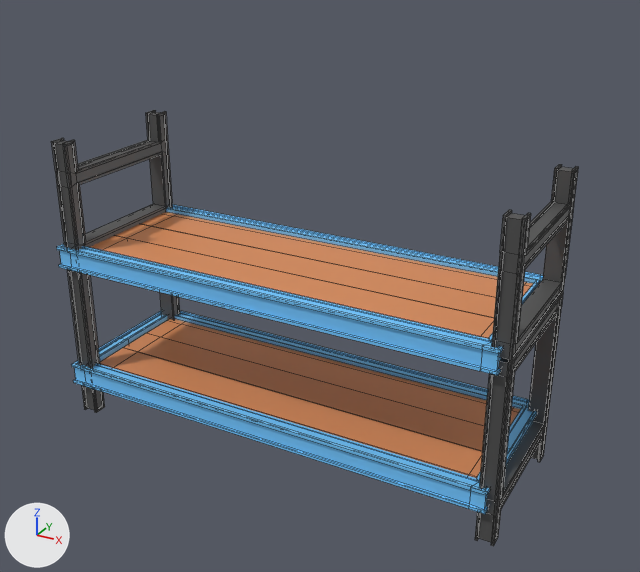
A saved change to the FBX model Assets/Arts/Envi/Props/Box Shelf/Props_BoxShelf_Blue.fbx.
Rendered twice from a 50 mm lens placed at (2.16, -4.55, 3.44), pointed at (-0.37, 0.04, 1.14). Arrows for +X, +Y and +Z are at lower left; the lights stay in place. The picture after the commit comes second. Mesh edges are drawn as thin lines.

The first picture shows 'Props_BoxShelf_Blue'.
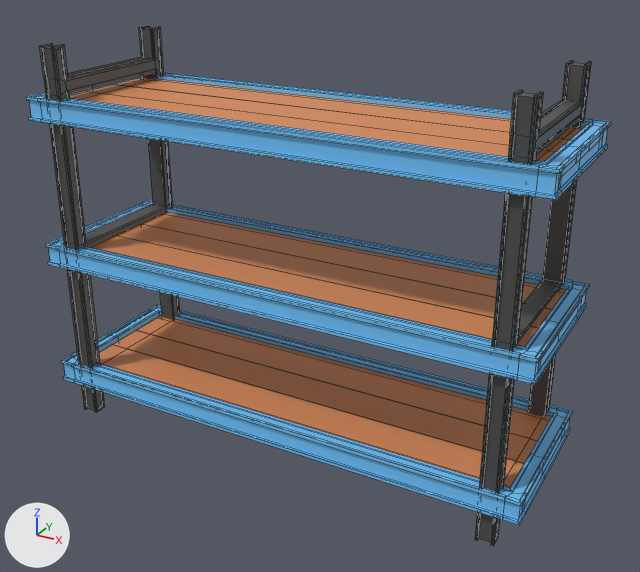
Pixel boxes [x1, y1, x2, y2] of what changed, in the pictures (640 x 572 px; the box of a moved part takes in the faces that stretch with it):
'Props_BoxShelf_Blue', reshaped (11% wider, 19% taller)
    before: [51, 110, 578, 546]
    after: [26, 26, 611, 546]
part 1 of me_cube_167, added (blue)
    after: [26, 73, 611, 200]
part 2 of me_cube_167, added
    after: [70, 92, 555, 162]
part 3 of me_cube_167, added (orange)
    after: [113, 77, 584, 140]
part 4 of me_cube_167, added (orange)
    after: [86, 85, 569, 152]
part 5 of me_cube_167, moved or reshaped
    before: [51, 110, 578, 376]
    after: [40, 26, 591, 385]
part 6 of me_cube_167, moved or reshaped
    before: [71, 311, 537, 514]
    after: [61, 305, 573, 525]

Edits to the bpy script that builds the scene:
```text
Change me_cube_167:
    used by ob_props_boxshelf_blue; location = (0.0, 0.0, 0.0)
    remove me_cube_167.from_pydata(...)  # 1248 vertices, 1236 faces; spans x -2.1..1.06, y -0.5..0.6, z 0.0..2.0
    add me_cube_167.from_pydata(...)  # 1504 vertices, 1486 faces; spans x -2.2..1.2, y -0.5..0.6, z 0.0..2.6
    me_cube_167 part 1: the loose piece of 176 vertices spanning x -2.1..1.0, y -0.5..0.6, z 1.12..1.28 is copied, and the copy is scaled about its middle by (1.1, 1, 1), then moved by (0.05, 0.0, 1.0); it spans x -2.2..1.2, y -0.5..0.6, z 2.12..2.28
    me_cube_167 part 2: the loose piece of 32 vertices spanning x -1.98..0.98, y -0.41..-0.09, z 1.1..1.25 is copied, and the copy is multiplied about its middle by the matrix ((1.106, 0.0, 0.0), (0.0, 1.0, 0.0), (0.0, 0.0, 1.0)), then moved by (0.05, 0.0, 1.0); it spans x -2.08..1.18, y -0.41..-0.09, z 2.1..2.25
    me_cube_167 part 3: the loose piece of 32 vertices spanning x -1.98..0.98, y 0.19..0.51, z 1.1..1.25 is copied, and the copy is multiplied about its middle by the matrix ((1.106, 0.0, 0.0), (0.0, 1.0, 0.0), (0.0, 0.0, 1.0)), then moved by (0.05, 0.0, 1.0); it spans x -2.08..1.18, y 0.19..0.51, z 2.1..2.25
    me_cube_167 part 4: a new loose piece of 16 vertices spanning x -2.08..1.18, y -0.09..0.18, z 2.2..2.25, in mat_tex_env (picture img_tex_envi_fr_lvl2_png)
    me_cube_167 part 5: 452 vertices moved from x -2.1..1.06, y -0.5..0.6, z 1.1..2.0 to x -2.2..1.2, y -0.5..0.6, z 1.1..2.6; 14 vertices removed from x -2.0, y -0.5..0.6, z 1.12..1.28; 14 vertices added at x -2.2, y -0.5..0.6, z 1.12..1.28
    me_cube_167 part 6: 228 vertices moved from x -2.1..1.0, y -0.5..0.6, z 0.2..0.38 to x -2.2..1.2, y -0.5..0.6, z 0.2..0.38; 14 vertices removed from x -2.0, y -0.5..0.6, z 0.22..0.38; 14 vertices added at x -2.2, y -0.5..0.6, z 0.22..0.38
```
